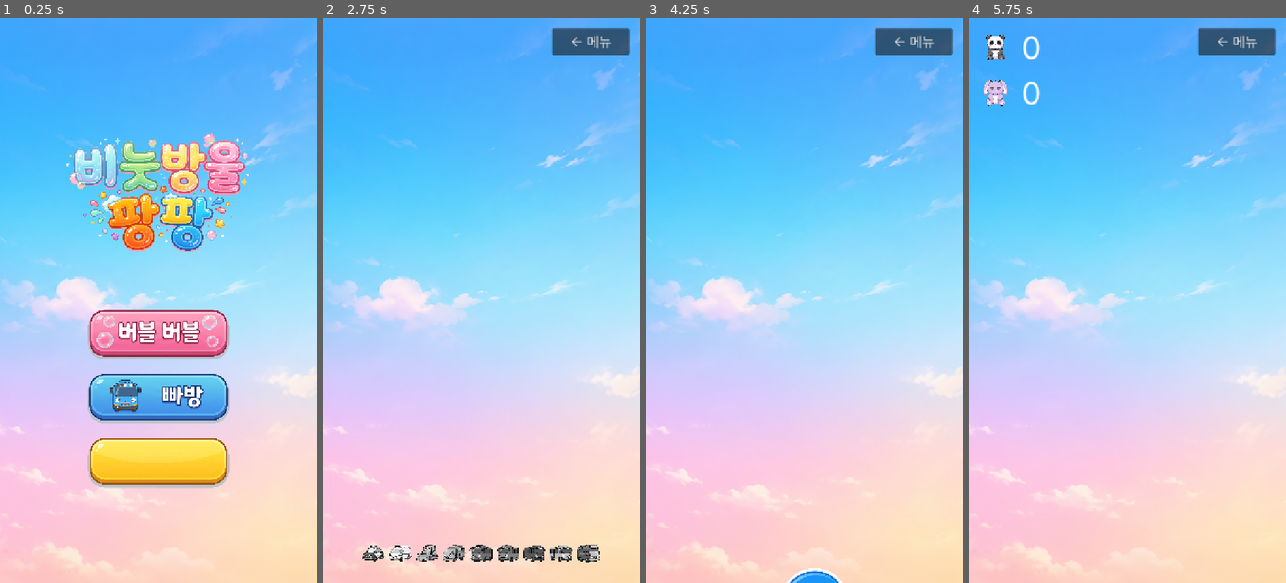
Above: before the commit, frames 1-4 (left to right).
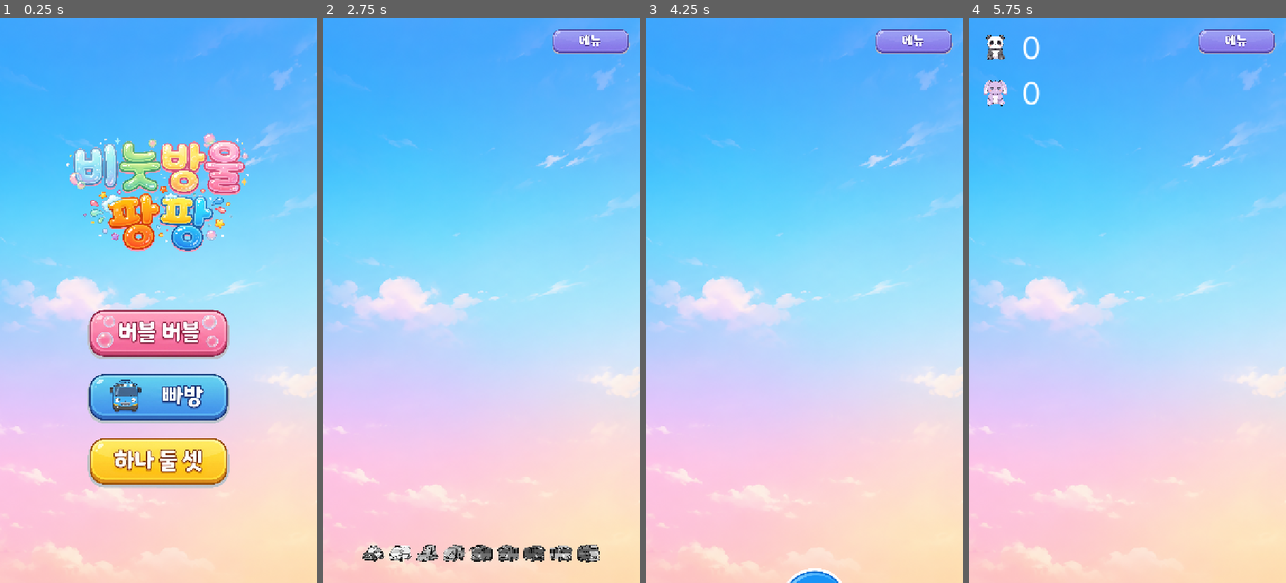
Above: after the commit, the same moments.

Repository: ohsolee/bubblePopPop
Game: Godot game, scene res://scenes/MainMenu.tscn
Same seed, same stepped clock (60 frames per second), same inputs: the game is played once before the commit and once after it. Sound files missing from this copy of the repository are replaced by a short silence.
Inputs (mouse positions are in pixels of both pictures, inside the frame that each line leads up to):
- Up to frame 1 (0.25 s): no input
- Up to frame 2 (2.75 s): click (481, 334) at 0.5 s; click (589, 40) at 1.25 s; click (481, 396) at 2 s
- Up to frame 3 (4.25 s): click (912, 40) at 2.75 s; click (804, 464) at 3.5 s
- Up to frame 4 (5.75 s): click (1235, 40) at 4.25 s; click (1127, 334) at 5 s

The runs differ from the first frame. In frame 1, 0.8% of the frame differs, in the area x 35-64%, y 76-81%; in frame 2, 1.2%, in the area x 72-97%, y 1-7%; in frame 3, 1.2%; in frame 4, 1.2%.

Commit message:
Add menu/number button sprites, update scene wiring
Co-Authored-By: Claude Sonnet 5 <noreply@anthropic.com>

Diff:
--- a/scenes/Bbang.tscn
+++ b/scenes/Bbang.tscn
@@ -1,8 +1,9 @@
-[gd_scene load_steps=13 format=3]
+[gd_scene load_steps=14 format=3]
 
 [ext_resource type="Script" path="res://scripts/bbang.gd" id="1_bbang"]
 [ext_resource type="Texture2D" uid="uid://chjw1oc7crixa" path="res://assets/sprites/img_BG_01.png" id="2_bg_tex"]
 [ext_resource type="Shader" path="res://shaders/grayscale.gdshader" id="3_grayscale_shader"]
+[ext_resource type="Texture2D" path="res://assets/sprites/btn_menu.png" id="13_menu_tex"]
 [ext_resource type="Texture2D" path="res://assets/sprites/spr_police_car.png" id="4_police_car_tex"]
 [ext_resource type="Texture2D" path="res://assets/sprites/spr_ambulance.png" id="5_ambulance_tex"]
 [ext_resource type="Texture2D" path="res://assets/sprites/spr_bulldozer.png" id="6_bulldozer_tex"]
@@ -32,7 +33,7 @@
 
 [node name="UILayer" type="CanvasLayer" parent="."]
 
-[node name="MenuButton" type="Button" parent="UILayer"]
+[node name="MenuButton" type="TextureButton" parent="UILayer"]
 anchor_left = 1.0
 anchor_right = 1.0
 offset_left = -200.0
@@ -40,8 +41,9 @@
 offset_right = -24.0
 offset_bottom = 84.0
 grow_horizontal = 0
-theme_override_font_sizes/font_size = 32
-text = "← 메뉴"
+texture_normal = ExtResource("13_menu_tex")
+ignore_texture_size = true
+stretch_mode = 5
 
 [node name="CollectionRow" type="HBoxContainer" parent="UILayer"]
 anchor_left = 0.0
--- a/scenes/Main.tscn
+++ b/scenes/Main.tscn
@@ -1,9 +1,10 @@
-[gd_scene load_steps=5 format=3]
+[gd_scene load_steps=6 format=3]
 
 [ext_resource type="Script" path="res://scripts/main.gd" id="1_main"]
 [ext_resource type="Texture2D" uid="uid://bxuom7kgms33q" path="res://assets/sprites/spr_rui_idle.png" id="2_rui_tex"]
 [ext_resource type="Texture2D" uid="uid://cjb03h4mauqas" path="res://assets/sprites/spr_toto_idle.png" id="3_toto_tex"]
 [ext_resource type="Texture2D" uid="uid://chjw1oc7crixa" path="res://assets/sprites/img_BG_01.png" id="4_bg_tex"]
+[ext_resource type="Texture2D" path="res://assets/sprites/btn_menu.png" id="5_menu_tex"]
 
 [node name="Main" type="Node2D"]
 script = ExtResource("1_main")
@@ -62,7 +63,7 @@
 text = "0"
 vertical_alignment = 1
 
-[node name="MenuButton" type="Button" parent="UILayer"]
+[node name="MenuButton" type="TextureButton" parent="UILayer"]
 anchor_left = 1.0
 anchor_right = 1.0
 offset_left = -200.0
@@ -70,5 +71,6 @@
 offset_right = -24.0
 offset_bottom = 84.0
 grow_horizontal = 0
-theme_override_font_sizes/font_size = 32
-text = "← 메뉴"
+texture_normal = ExtResource("5_menu_tex")
+ignore_texture_size = true
+stretch_mode = 5
--- a/scenes/MainMenu.tscn
+++ b/scenes/MainMenu.tscn
@@ -5,7 +5,7 @@
 [ext_resource type="Texture2D" path="res://assets/sprites/img_title.png" id="3_title_tex"]
 [ext_resource type="Texture2D" path="res://assets/sprites/btn_bubble.png" id="4_bubble_tex"]
 [ext_resource type="Texture2D" path="res://assets/sprites/btn_bus.png" id="5_bus_tex"]
-[ext_resource type="Texture2D" path="res://assets/sprites/btn_btn.png" id="6_btn_tex"]
+[ext_resource type="Texture2D" path="res://assets/sprites/btn_num.png" id="6_num_tex"]
 
 [node name="MainMenu" type="Control"]
 layout_mode = 3
@@ -70,6 +70,6 @@
 [node name="NumButton" type="TextureButton" parent="CenterContainer/VBoxContainer"]
 custom_minimum_size = Vector2(320, 113)
 layout_mode = 2
-texture_normal = ExtResource("6_btn_tex")
+texture_normal = ExtResource("6_num_tex")
 ignore_texture_size = true
 stretch_mode = 5
--- a/scenes/Num.tscn
+++ b/scenes/Num.tscn
@@ -1,7 +1,8 @@
-[gd_scene load_steps=3 format=3]
+[gd_scene load_steps=4 format=3]
 
 [ext_resource type="Script" path="res://scripts/num.gd" id="1_num"]
 [ext_resource type="Texture2D" uid="uid://chjw1oc7crixa" path="res://assets/sprites/img_BG_01.png" id="2_bg_tex"]
+[ext_resource type="Texture2D" path="res://assets/sprites/btn_menu.png" id="3_menu_tex"]
 
 [node name="Num" type="Node2D"]
 script = ExtResource("1_num")
@@ -15,7 +16,7 @@
 
 [node name="UILayer" type="CanvasLayer" parent="."]
 
-[node name="MenuButton" type="Button" parent="UILayer"]
+[node name="MenuButton" type="TextureButton" parent="UILayer"]
 anchor_left = 1.0
 anchor_right = 1.0
 offset_left = -200.0
@@ -23,5 +24,6 @@
 offset_right = -24.0
 offset_bottom = 84.0
 grow_horizontal = 0
-theme_override_font_sizes/font_size = 32
-text = "← 메뉴"
+texture_normal = ExtResource("3_menu_tex")
+ignore_texture_size = true
+stretch_mode = 5
Binary file added: assets/sprites/btn_menu.png
Not shown, added: assets/sprites/btn_menu.png.import
Binary file added: assets/sprites/btn_num.png
Not shown, added: assets/sprites/btn_num.png.import
